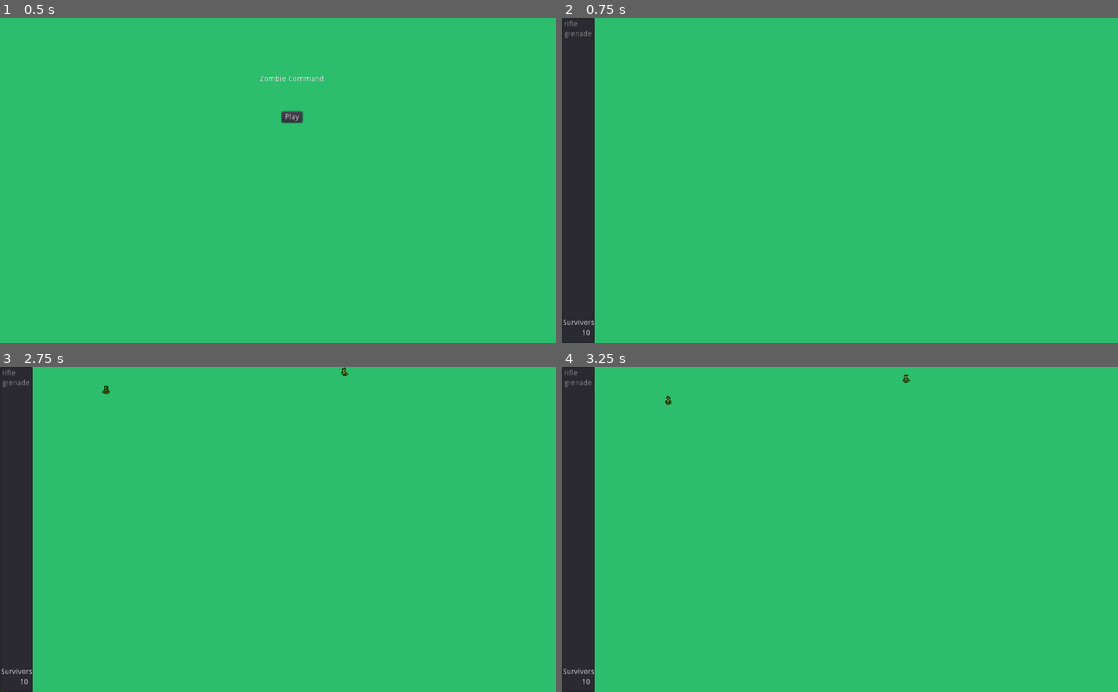
Above: before the commit, frames 1-4 (two rows, left to right).
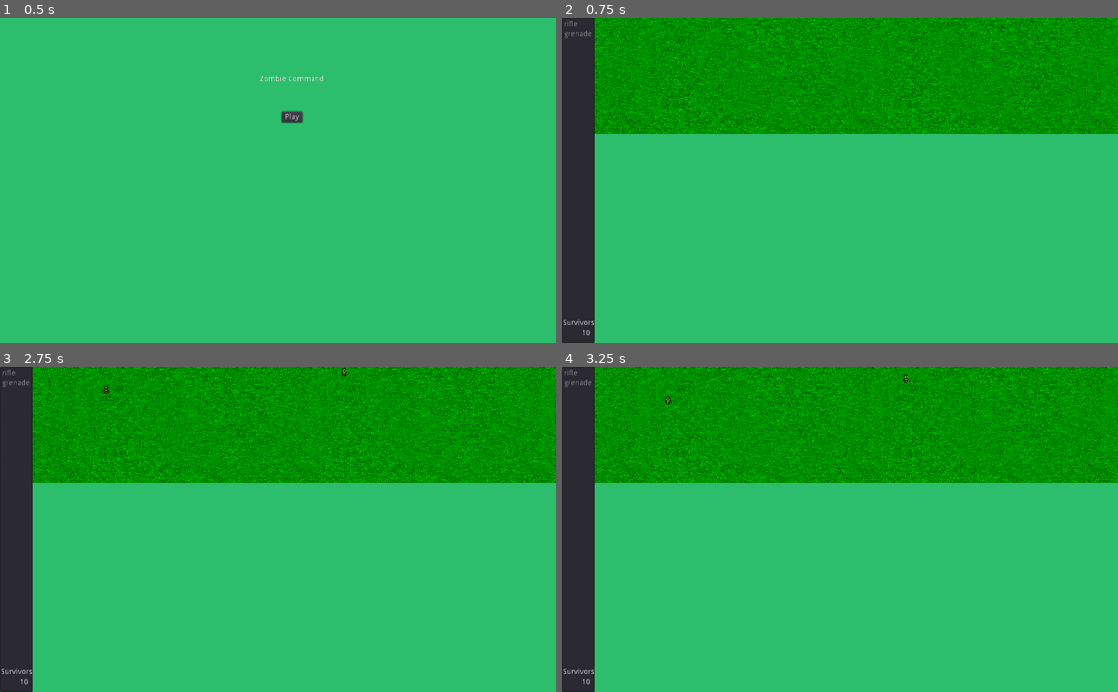
Above: after the commit, the same moments.

Repository: StarboySean/ZombieCommand
Game: Godot game, scene res://Source/Main.tscn
The game is run twice, just before and just after one commit, with the same random seed, the same clock (stepped at 60 frames per second) and the same inputs. Sound files missing from this copy of the repository are replaced by a short silence.
Inputs (mouse positions are in pixels of both pictures, inside the frame that each line leads up to):
- Up to frame 1 (0.5 s): no input
- Up to frame 2 (0.75 s): click "Play" at 0.5 s
- Up to frame 3 (2.75 s): tap Enter at 1.25 s; move the mouse to (400, 513) at 1.27 s; press the mouse at (400, 513) at 1.28 s; tap Space at 2 s; move the mouse to (166, 545) at 2.02 s; release the mouse at (166, 545) at 2.03 s; click (166, 545) at 2.1 s
- Up to frame 4 (3.25 s): move the mouse to (895, 458) at 2.77 s; press the mouse at (895, 458) at 2.78 s

Frame 1 is identical in both runs. In frame 2, 34% of the frame differs, in the area x 0-100%, y 0-36%; in frame 3, 34%; in frame 4, 34%.

Commit message:
adding background

Diff:
--- /dev/null
+++ b/Source/Background.gd
@@ -0,0 +1,23 @@
+tool
+extends Node2D
+
+const Grass := preload("res://Assets/grass (1).png")
+
+
+# Called when the node enters the scene tree for the first time.
+func _ready():
+	var sprite : Sprite
+
+
+
+	var position := Vector2.ZERO
+	for y in 2:
+		for x in 3:
+			sprite = Sprite.new()
+			sprite.texture = Grass
+			sprite.position = position
+			position.x += Grass.get_size().x
+			add_child(sprite)
+# Called every frame. 'delta' is the elapsed time since the previous frame.
+#func _process(delta):
+#	pass
--- /dev/null
+++ b/Source/Background.tscn
@@ -0,0 +1,6 @@
+[gd_scene load_steps=2 format=2]
+
+[ext_resource path="res://Source/Background.gd" type="Script" id=1]
+
+[node name="Background" type="Node2D"]
+script = ExtResource( 1 )
--- a/Source/Game.tscn
+++ b/Source/Game.tscn
@@ -1,12 +1,15 @@
-[gd_scene load_steps=5 format=2]
+[gd_scene load_steps=6 format=2]
 
 [ext_resource path="res://Source/Game.gd" type="Script" id=1]
 [ext_resource path="res://Source/Weapons.tscn" type="PackedScene" id=2]
 [ext_resource path="res://Assets/explosions/explosion06.wav" type="AudioStream" id=3]
 [ext_resource path="res://Source/Rifle.gd" type="Script" id=4]
+[ext_resource path="res://Source/Background.tscn" type="PackedScene" id=5]
 
 [node name="Game" type="Node2D"]
 script = ExtResource( 1 )
+
+[node name="Background" parent="." instance=ExtResource( 5 )]
 
 [node name="Spawner" type="Timer" parent="."]
 autostart = true
Binary file added: Assets/grass (1).png
Not shown, added: Assets/grass (1).png.import
